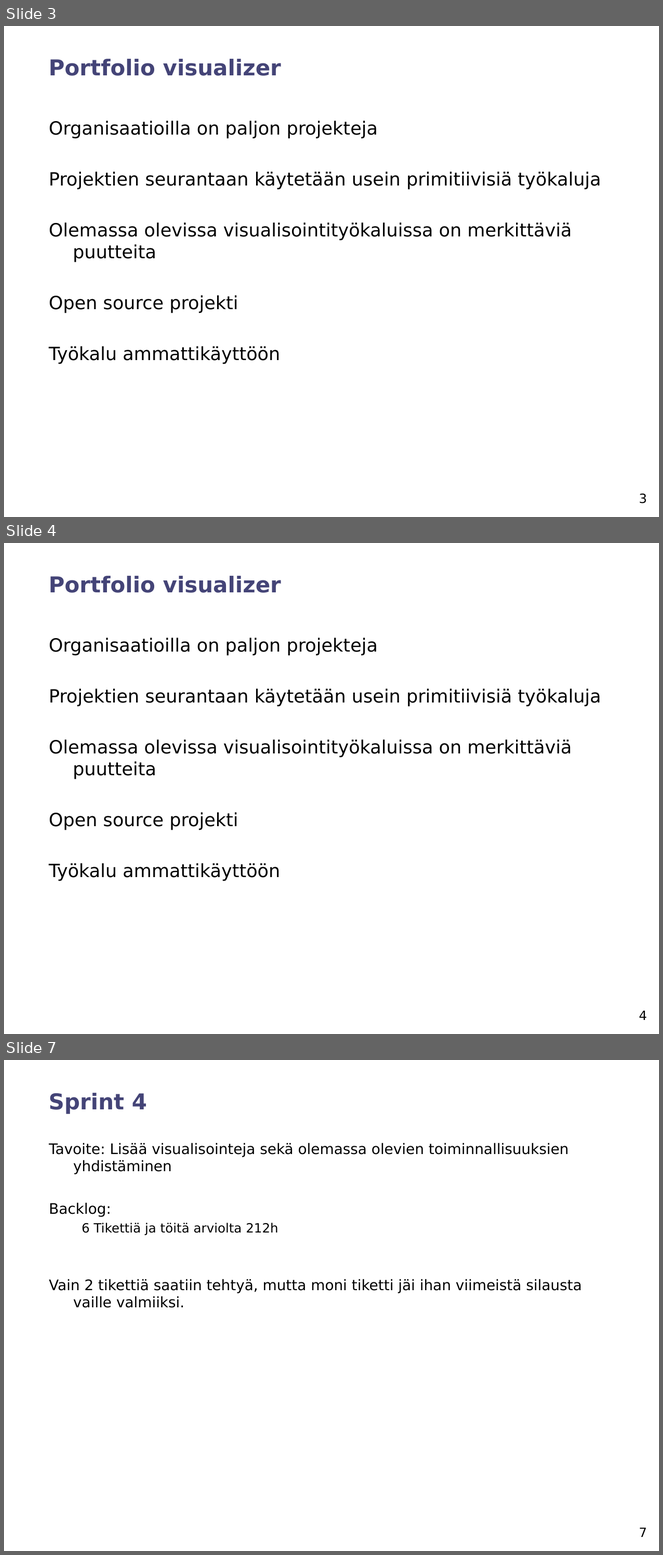
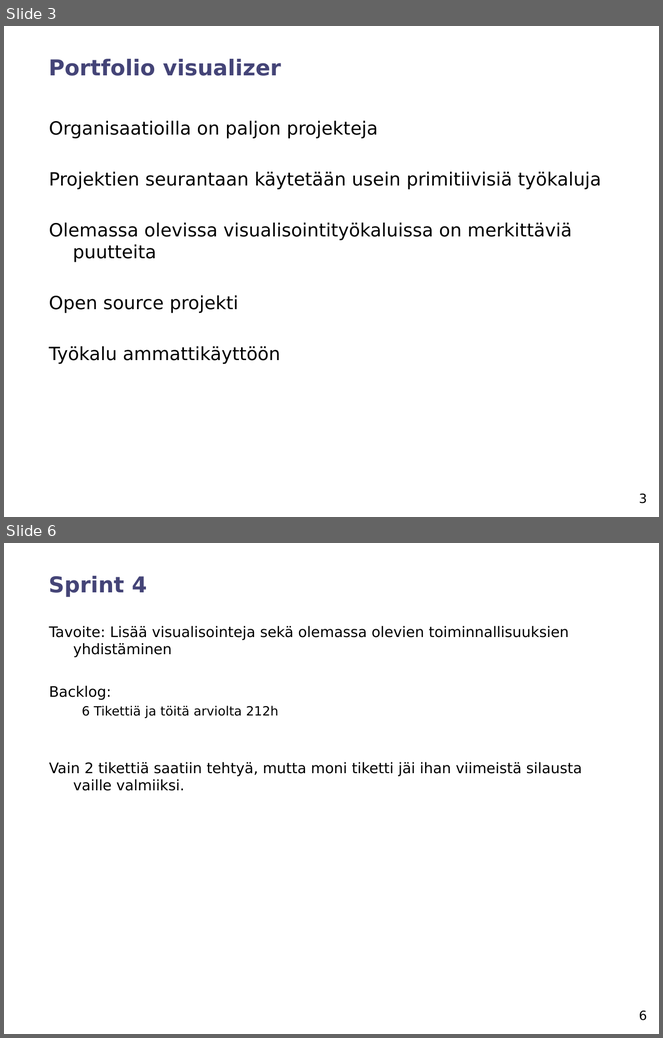
Before and after one commit to chaperweb/portfolio-visualiser, a slide deck: Documents/Review_2/project_review_team6.ppt. Shown one above the other, each under a label of ours: slides 3, 4 and 7 before the commit, slides 3 and 6 after it; the slides between them are not shown. The pictures are 663x1555 and 663x1038 pixels, drawn with LibreOffice and Linux fonts; fonts in the diff are those of the drawing. Boxes give left, top, right and bottom in pixels: in the first picture for what was removed or moved away, otherwise in the second. Text is boxed around its words. In the diff, an @@ line names an element or a change of style, - is before the commit and + after.

```diff
--- a/Documents/Review_2/project_review_team6.ppt
+++ b/Documents/Review_2/project_review_team6.ppt
@@ slide 4 removed at (x1=4, y1=543, x2=659, y2=1034), background #FFFFFF @@
@@ text removed at (x1=49, y1=576, x2=281, y2=593) @@
-Portfolio visualizer
@@ text removed at (x1=49, y1=638, x2=601, y2=882) @@
-Organisaatioilla on paljon projekteja
-Projektien seurantaan käytetään usein primitiivisiä työkaluja
-Olemassa olevissa visualisointityökaluissa on merkittäviä puutteita
-Open source projekti
-Työkalu ammattikäyttöön
@@ page number removed at (x1=639, y1=1011, x2=647, y2=1020) @@
-4
@@ what was slide 7 is now slide 6 @@
@@ page number at (x1=639, y1=1011, x2=647, y2=1021): text changed @@
-7
+6
```
Also in this commit, not shown: 4 slides changed, 1 other file.
